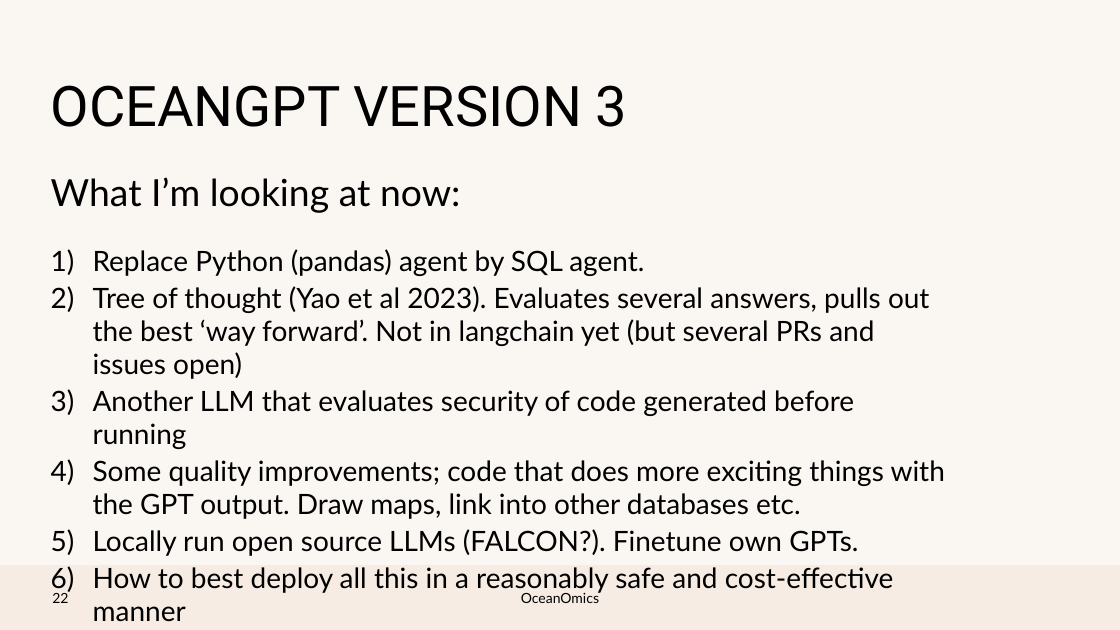
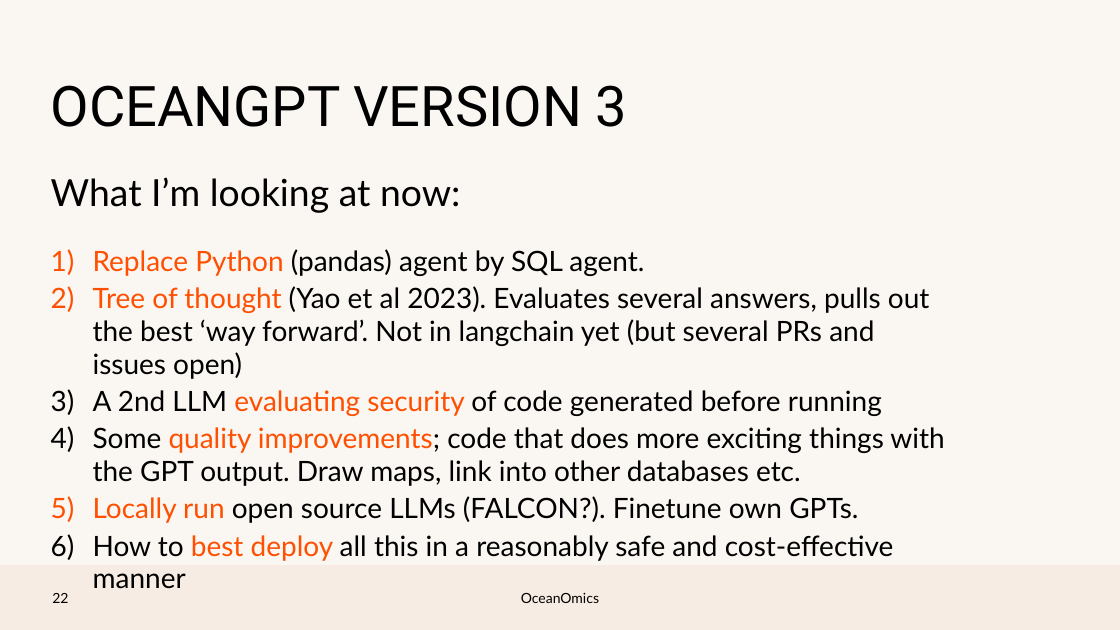
Before and after one commit to pmlg/June2023_LLM_repo, a slide deck: slide 21 of PMLG talk.pptx. Drawn at 1120x630 pixels with LibreOffice and Linux fonts; fonts in the diff are those of the drawing; background and template pictures are left out. Boxes give left, top, right and bottom in pixels: in the first picture for what was removed or moved away, otherwise in the second. Text is boxed around its words. In the diff, an @@ line names an element or a change of style, - is before the commit and + after.

```diff
--- a/PMLG talk.pptx
+++ b/PMLG talk.pptx
@@ text at [93,249,944,589]: text colour #000000 to #FF4F01 in "Replace Python", "Tree of thought", "quality improvements;", "Locally run" and 1 more places @@
@@ text at [93,390,882,416]: text changed @@
-3) Another LLM that evaluates security of code generated before running
+3) A 2nd LLM evaluating security of code generated before running
```
Also in this commit, not shown: 13 other slides changed, 1 slide added.
